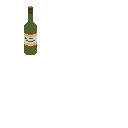
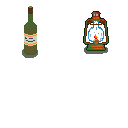
Two versions of the same layered image (128 × 128). Layer-by-layer changes:
moved "Слой 1" above "Слой 0", painted on it over [22, 46, 108, 58]
painted on "Слой 0" over [83, 11, 109, 51]
